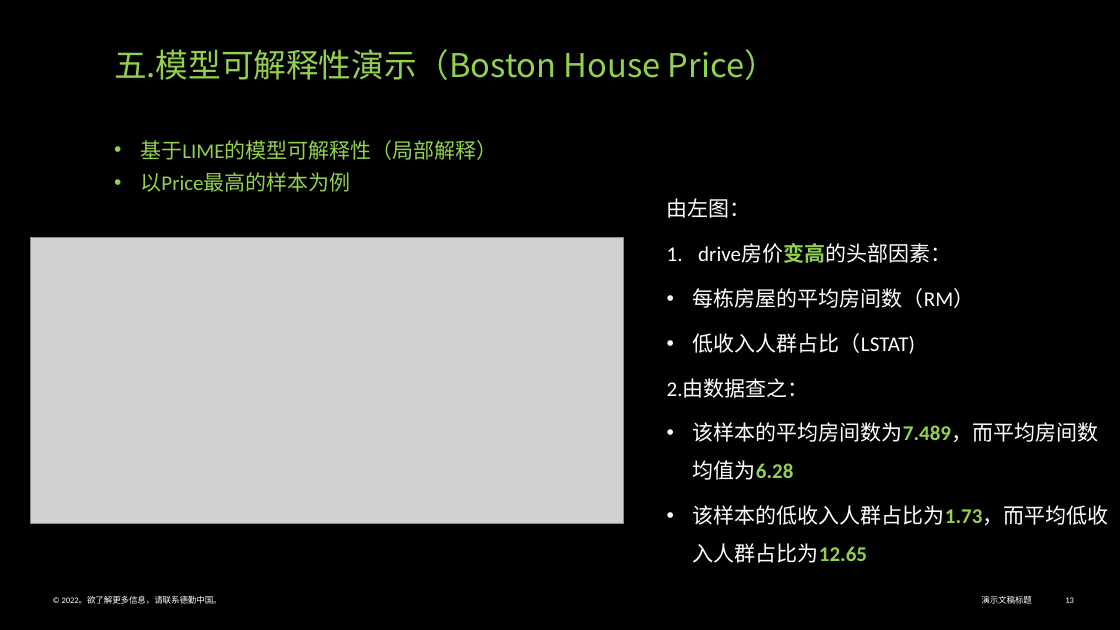
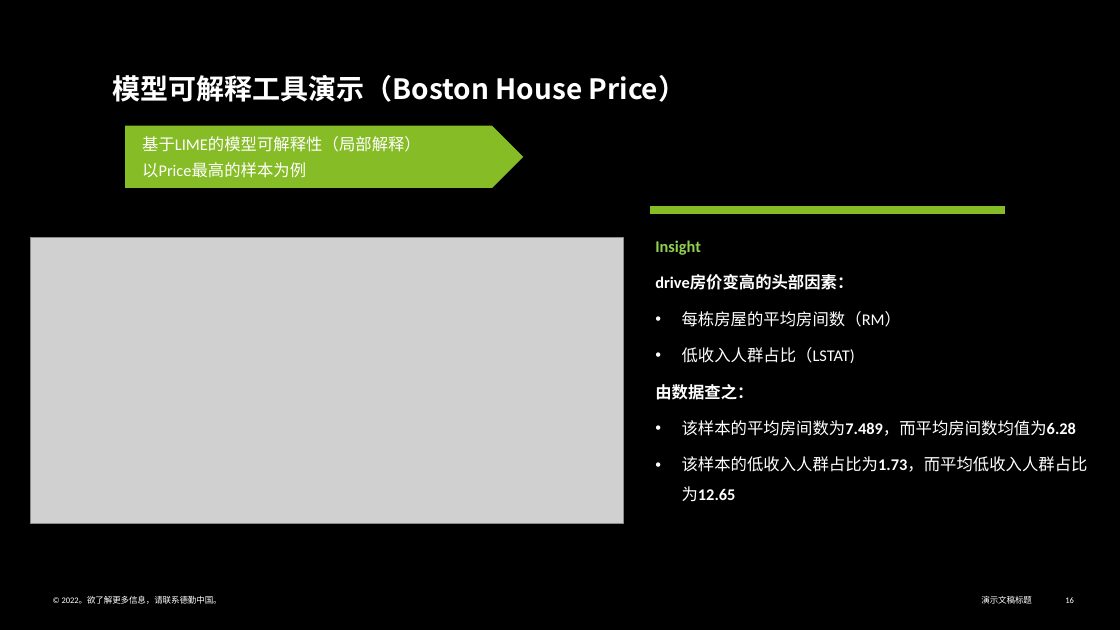
Before and after one commit to Vihagle/ML-Explaination, a slide deck: slide 16 of 模型可解释性.pptx (slide 13 before the commit). Drawn at 1120x630 pixels with LibreOffice and Linux fonts; fonts in the diff are those of the drawing; grey boxes stand for pictures. Boxes give left, top, right and bottom in pixels: in the first picture for what was removed or moved away, otherwise in the second. Text is boxed around its words. In the diff, an @@ line names an element or a change of style, - is before the commit and + after.

```diff
--- a/模型可解释性.pptx
+++ b/模型可解释性.pptx
@@ text at <box>113,75,687,102</box>: text changed; size 18 to 24 pt; font Calibri to Noto Sans CJK SC; text colour #92D050 to #FFFFFF; bold on @@
-五.模型可解释性演示（Boston House Price）
-• 基于LIME的模型可解释性（局部解释）
-• 以Price最高的样本为例
+模型可解释工具演示（Boston House Price）
@@ pentagon arrow added at <box>125,126,523,188</box>, fill #86BC25, 14 pt, text #FFFFFF @@
+基于LIME的模型可解释性（局部解释）
+以Price最高的样本为例
@@ math minus added at <box>586,194,1070,226</box>, fill #86BC25 @@
@@ text "Insight": place and size @@
-text "Insight" at <box>667,198,1109,563</box>
+text "Insight" at <box>655,240,1088,501</box>
@@ text at <box>655,240,701,255</box>: text changed; size 18 to 14 pt; text colour #FFFFFF to #92D050; bold on @@
-由左图：
+Insight
@@ text at <box>655,275,1088,501</box>: size 18 to 14 pt in "drive房价变高的头部因素：", "每栋房屋的平均房间数（RM）", "低收入人群占比（LSTAT)", "该样本的平均房间数为7.489，而平均房间数均值为6.28" and 1 more places; text colour #92D050 to #FFFFFF in "drive房价变高的头部因素：", "该样本的平均房间数为7.489，而平均房间数均值为6.28", "该样本的低收入人群占比为1.73，而平均低收入人群占比为12.65"; bold on in "drive房价变高的头部因素："; bullet 1. to none @@
@@ text at <box>655,384,753,400</box>: text changed; size 18 to 14 pt; bold on @@
-2.由数据查之：
+由数据查之：
```
Also in this commit, not shown: 12 other slides changed, 5 slides added, 1 slide removed, 1 other file.
